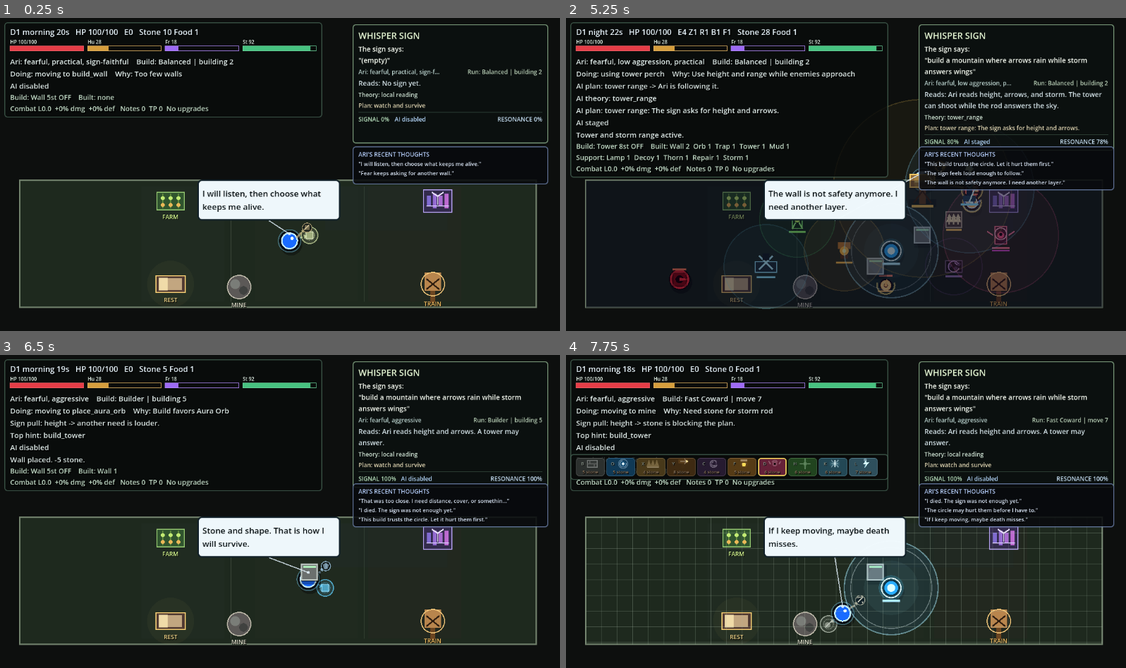
Above: before the commit, frames 1-4 (two rows, left to right).
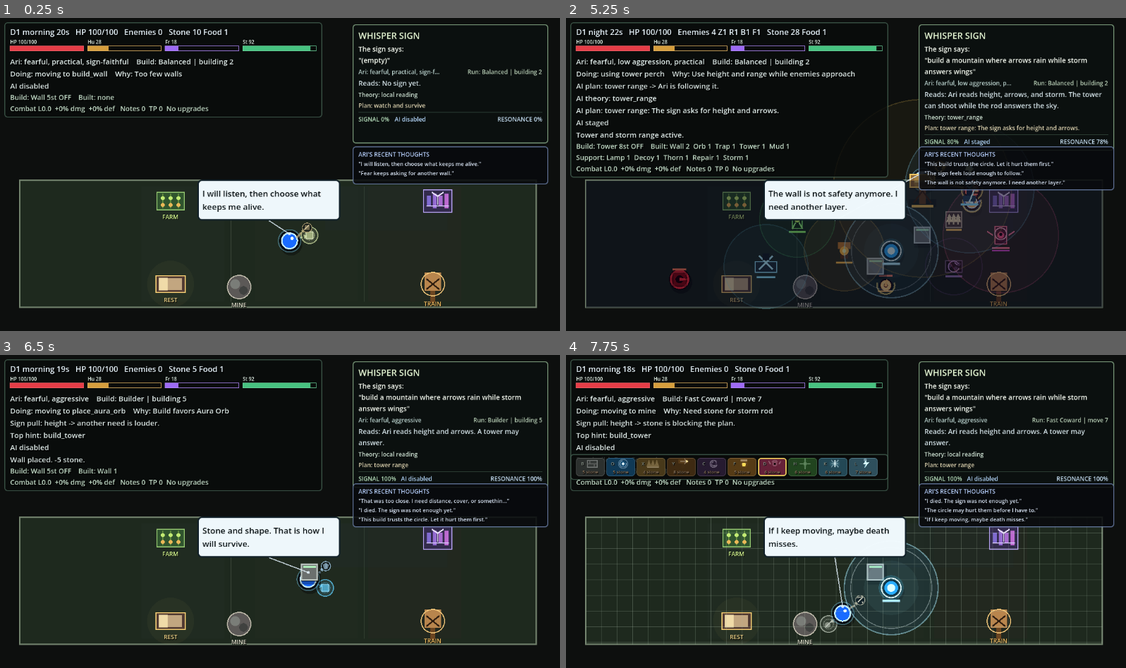
Above: after the commit, the same moments.

Repository: JoranHein/ai-survival-trainer
Game: Godot game, scene res://scenes/main/Main.tscn
The game is run twice, just before and just after one commit, with the same random seed, the same clock (stepped at 60 frames per second) and the same inputs.
Inputs (mouse positions are in pixels of both pictures, inside the frame that each line leads up to):
- Up to frame 1 (0.25 s): no input
- Up to frame 2 (5.25 s): tap Enter at 0.5 s; move the mouse to (969, 155) at 0.52 s; hold D 0.53-1.25 s; tap T at 0.6 s; click (969, 155) at 0.67 s; click (1014, 193) at 1.27 s; type "Alex" at 1.35 s; click "Commit" at 2 s; move the mouse to (734, 187) at 2.77 s; tap U at 2.85 s; move the mouse to (902, 102) at 3.52 s; hold D 3.53-5.03 s; tap R at 3.6 s; move the mouse to (818, 237) at 4.27 s; tap P at 4.35 s; click (818, 237) at 4.42 s; move the mouse to (1014, 221) at 5.02 s; tap V at 5.1 s
- Up to frame 3 (6.5 s): tap R at 5.75 s; move the mouse to (106, 461) at 5.77 s; tap 1 at 5.85 s
- Up to frame 4 (7.75 s): move the mouse to (874, 508) at 6.52 s; tap 2 at 6.6 s; click (874, 508) at 6.67 s; move the mouse to (762, 430) at 7.27 s; hold D from 7.28 s (still down); tap 3 at 7.35 s

The runs differ from the first frame. In frame 1, 0.2% of the frame differs, in the area x 22-41%, y 3-6%; in frame 2, 0.3%, in the area x 20-47%, y 3-6%; in frame 3, 0.3%; in frame 4, 0.3%.

Commit message:
Improve sign fallback and HUD readability

Diff:
--- a/godot_game/scripts/ari/SignMind.gd
+++ b/godot_game/scripts/ari/SignMind.gd
@@ -86,6 +86,7 @@
 		var count := _count_keyword_matches(tokens, keywords)
 		matched_keyword_count += count
 		hints[hint_key] = clampf(float(count) / 2.0, 0.0, 1.0)
+	_apply_phrase_overrides(hints, tokens)
 	_apply_personality_to_hints(hints, tokens, matched_keyword_count, personality)
 	_apply_run_build_to_hints(hints, run_build)
 	_apply_storm_aliases(hints)
@@ -209,6 +210,25 @@
 		if tokens.has(str(keyword)):
 			count += 1
 	return count
+
+
+func _apply_phrase_overrides(hints: Dictionary, tokens: PackedStringArray) -> void:
+	var sky_language := _has_any_token(tokens, ["wing", "wings", "flying", "sky", "air"])
+	if not sky_language:
+		return
+	hints["build_storm_rod"] = maxf(float(hints.get("build_storm_rod", 0.0)), 0.85)
+	if _has_any_token(tokens, ["fear", "afraid"]):
+		hints["build_fear_lantern"] = minf(float(hints.get("build_fear_lantern", 0.0)), 0.35)
+	if _has_any_token(tokens, ["stone", "wall", "walls"]):
+		hints["wall"] = minf(float(hints.get("wall", 0.0)), 0.35)
+		hints["mining"] = minf(float(hints.get("mining", 0.0)), 0.35)
+
+
+func _has_any_token(tokens: PackedStringArray, words: Array) -> bool:
+	for word in words:
+		if tokens.has(str(word)):
+			return true
+	return false
 
 
 func _build_interpretation_text(hints: Dictionary) -> String:
--- a/godot_game/scripts/ui/HUD.gd
+++ b/godot_game/scripts/ui/HUD.gd
@@ -164,10 +164,10 @@
 	var brutes := int(counts.get("brute", 0))
 	var flying := int(counts.get("flying", 0))
 	if enemy_count <= 0:
-		return "E0"
+		return "Enemies 0"
 	if runners <= 0 and brutes <= 0 and flying <= 0:
-		return "E%d Z%d" % [enemy_count, zombies]
-	return "E%d Z%d R%d B%d F%d" % [enemy_count, zombies, runners, brutes, flying]
+		return "Enemies %d Z%d" % [enemy_count, zombies]
+	return "Enemies %d Z%d R%d B%d F%d" % [enemy_count, zombies, runners, brutes, flying]
 
 
 func _hp_meter(value: float, maximum: float) -> String:
--- a/godot_game/scripts/ui/SignPanel.gd
+++ b/godot_game/scripts/ui/SignPanel.gd
@@ -35,17 +35,21 @@
 	var interpretation := str(state.get("sign_interpretation", "No sign yet."))
 	var survival_theory := str(state.get("ai_survival_theory", "")).strip_edges()
 	var top_plan := str(state.get("ai_top_grounded_plan", "")).strip_edges()
+	var top_hint := str(state.get("ai_top_hint", "")).strip_edges()
 	var ai_status := str(state.get("ai_status", "AI disabled")).strip_edges()
 	var personality_summary := str(state.get("personality_summary", "Ari: balanced"))
 	var sign_strength := clampf(float(state.get("sign_strength", 0.0)), 0.0, 1.0)
 	var resonance := clampf(float(state.get("sign_resonance", 0.0)), 0.0, 1.0)
+	var plan_text := top_plan if top_plan != "" else _plan_text_from_hint(top_hint)
+	if plan_text == "":
+		plan_text = "watch and survive"
 
 	sign_label.text = "The sign says:\n\"%s\"" % _display_sign_text(_current_sign_text)
 	ari_context_label.text = _limit_text("Ari: %s" % personality_summary.trim_prefix("Ari: "), 34)
 	run_context_label.text = _limit_text("Run: %s" % _compact_run_build_line(state), 42)
 	reading_label.text = "Reads: %s" % _limit_text(interpretation, 91)
 	theory_label.text = "Theory: %s" % _limit_text(survival_theory if survival_theory != "" else "local reading", 89)
-	plan_label.text = "Plan: %s" % _limit_text(top_plan if top_plan != "" else "watch and survive", 91)
+	plan_label.text = "Plan: %s" % _limit_text(plan_text, 91)
 	ai_status_label.text = ai_status
 	ai_status_label.visible = ai_status != ""
 	signal_label.text = "SIGNAL %d%%" % int(round(sign_strength * 100.0))
@@ -125,6 +129,33 @@
 	return text.substr(0, max_length - 3).strip_edges() + "..."
 
 
+func _plan_text_from_hint(top_hint: String) -> String:
+	match top_hint:
+		"build_tower", "use_tower", "ranged_attack", "train_bow", "range":
+			return "tower range"
+		"build_storm_rod", "anti_flying", "sky_answer":
+			return "sky answer"
+		"place_aura_orb", "lure_to_aura", "aura_orb":
+			return "light"
+		"use_existing_wall", "wait_behind_wall", "use_cover", "wall", "build_wall":
+			return "cover"
+		"farm_food", "eat", "eat_food":
+			return "food"
+		"rest":
+			return "rest"
+		"reflect_library":
+			return "library"
+		"train_combat", "prepare_weapon", "fight", "combat_training":
+			return "combat"
+		"repair", "repair_structure":
+			return "repair"
+		"build_trap", "build_spike_trap":
+			return "traps"
+		"mine_stone", "mining":
+			return "stone"
+	return top_hint.replace("_", " ") if top_hint != "" else ""
+
+
 func _format_tags(raw_tags, limit := 3) -> String:
 	if typeof(raw_tags) != TYPE_ARRAY:
 		return ""
--- a/godot_game/tests/ai_pipeline_test.gd
+++ b/godot_game/tests/ai_pipeline_test.gd
@@ -17,6 +17,7 @@
 const WaveDirectorScript = preload("res://scripts/world/WaveDirector.gd")
 const WorldScript = preload("res://scripts/world/World.gd")
 const SignPanelScene = preload("res://scenes/ui/SignPanel.tscn")
+const HUDScene = preload("res://scenes/ui/HUD.tscn")
 
 var failures: Array[String] = []
 
@@ -35,6 +36,7 @@
 	_test_ai_latency_cache_v1_contract(bridge)
 	await _test_world_ai_latency_commit_contract()
 	await _test_sign_panel_ai_status_line()
+	await _test_hud_enemy_counter_is_readable()
 	_test_local_combat_signs()
 	_test_local_tower_range_signs()
 	_test_local_flying_storm_signs()
@@ -403,6 +405,7 @@
 	await process_frame
 	panel.call("update_state", {
 		"ai_status": "AI: thinking 12s...",
+		"ai_top_hint": "build_tower",
 		"sign_text": "stand behind the wall",
 		"sign_interpretation": "Ari reads the wall as cover.",
 	})
@@ -410,8 +413,43 @@
 	_assert(status_label != null, "SignPanel should expose a compact AI status line in the signal row")
 	if status_label != null:
 		_assert(str(status_label.get("text")) == "AI: thinking 12s...", "SignPanel should show the current AI status")
+	var plan_label = panel.get_node_or_null("DisplayPanel/DisplayVBox/PlanLabel")
+	_assert(plan_label != null, "SignPanel should expose a readable plan label")
+	if plan_label != null:
+		_assert(str(plan_label.get("text")).contains("tower range"), "SignPanel should fall back to the local top hint when no grounded AI plan exists")
 	root.remove_child(panel)
 	panel.queue_free()
+	await process_frame
+
+
+func _test_hud_enemy_counter_is_readable() -> void:
+	var hud = HUDScene.instantiate()
+	root.add_child(hud)
+	await process_frame
+	hud.call("update_state", {
+		"day": 2,
+		"phase": "night",
+		"time_left": 12.0,
+		"ari_hp": 80.0,
+		"ari_max_hp": 100.0,
+		"enemy_count": 4,
+		"enemy_type_counts": {
+			"zombie": 1,
+			"runner": 1,
+			"brute": 1,
+			"flying": 1,
+		},
+		"stone": 12,
+		"food": 2,
+	})
+	var status_label = hud.get_node_or_null("StatusPanel/Content/StatusLabel")
+	_assert(status_label != null, "HUD should expose its status label")
+	if status_label != null:
+		var text := str(status_label.get("text"))
+		_assert(text.contains("Enemies 4"), "HUD should label the enemy counter with a readable word")
+		_assert(text.contains("Z1 R1 B1 F1"), "HUD should preserve per-enemy-type counters")
+	root.remove_child(hud)
+	hud.queue_free()
 	await process_frame
 
 
@@ -658,10 +696,14 @@
 		"build a storm rod for the sky",
 		"lightning should answer flying teeth",
 		"air danger needs thunder",
+		"the wings do not fear stone",
 	]:
 		var interpretation := sign_mind.interpret_sign(sign_text)
 		var hints: Dictionary = interpretation.get("priority_hints", {})
 		_assert(float(hints.get("build_storm_rod", 0.0)) > 0.0, "local SignMind should read '%s' as Storm Rod intent" % sign_text)
+		if sign_text == "the wings do not fear stone":
+			_assert(float(hints.get("build_storm_rod", 0.0)) > float(hints.get("build_fear_lantern", 0.0)), "wings should beat the fear keyword in local anti-flying signs")
+			_assert(str(interpretation.get("interpretation_text", "")).to_lower().contains("sky"), "wings/stone sign should produce a sky interpretation")
 	sign_mind.free()
 
 
